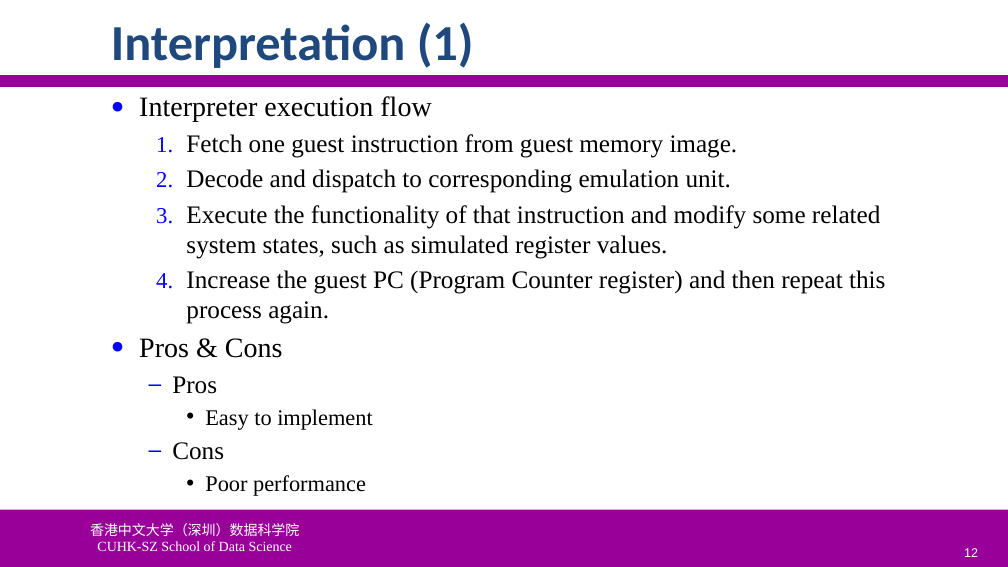
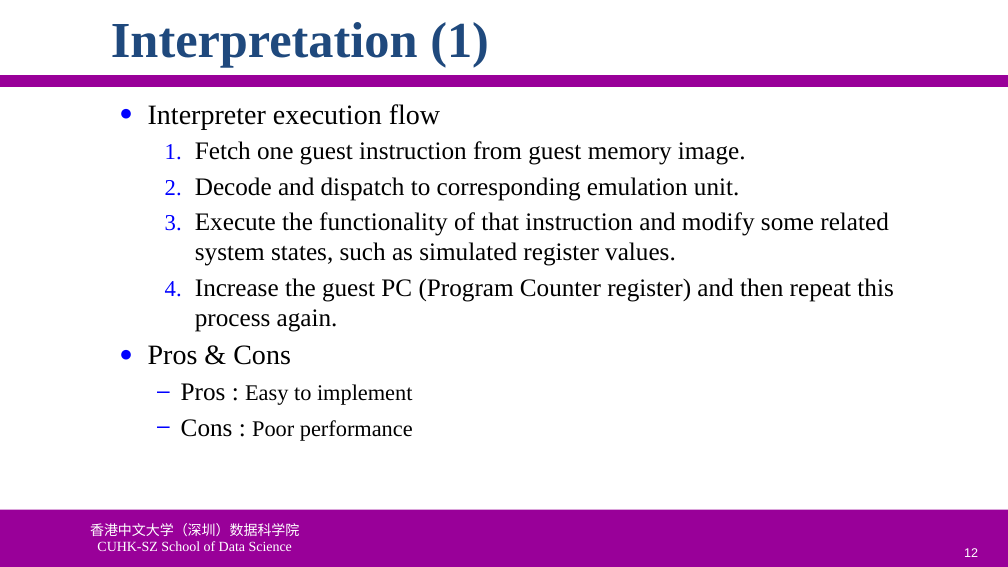
Before and after one commit to ychung1103/ychung1103.github.io, a slide deck: slide 12 of Slides/CSC6103/VT-02 System Virtualization.pptx. Drawn at 1008x567 pixels with LibreOffice and Linux fonts; fonts in the diff are those of the drawing; background and template pictures are left out. Boxes give left, top, right and bottom in pixels: in the first picture for what was removed or moved away, otherwise in the second. Text is boxed around its words. In the diff, an @@ line names an element or a change of style, - is before the commit and + after.

```diff
--- a/Slides/CSC6103/VT-02 System Virtualization.pptx
+++ b/Slides/CSC6103/VT-02 System Virtualization.pptx
@@ title "Interpretation (1)" at [111, 22, 489, 68]: font Calibri to Times New Roman @@
@@ text "Interpreter execution flow": place and size @@
-text "Interpreter execution flow" at [139, 96, 885, 496]
+text "Interpreter execution flow" at [148, 104, 893, 441]
@@ text at [181, 383, 413, 441]: text changed @@
-  – Pros
-    • Easy to implement
-  – Cons
-    • Poor performance
+  – Pros : Easy to implement
+  – Cons : Poor performance
```
Also in this commit, not shown: 46 other slides changed, 1 other file.
